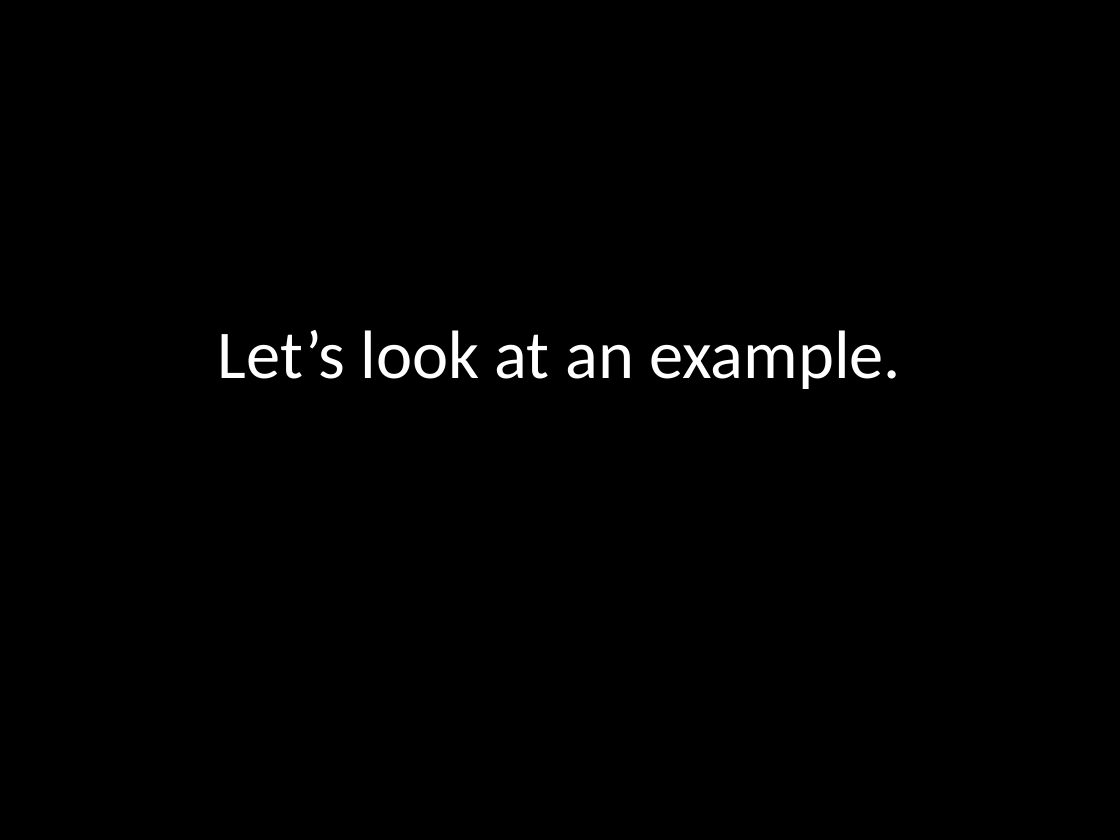
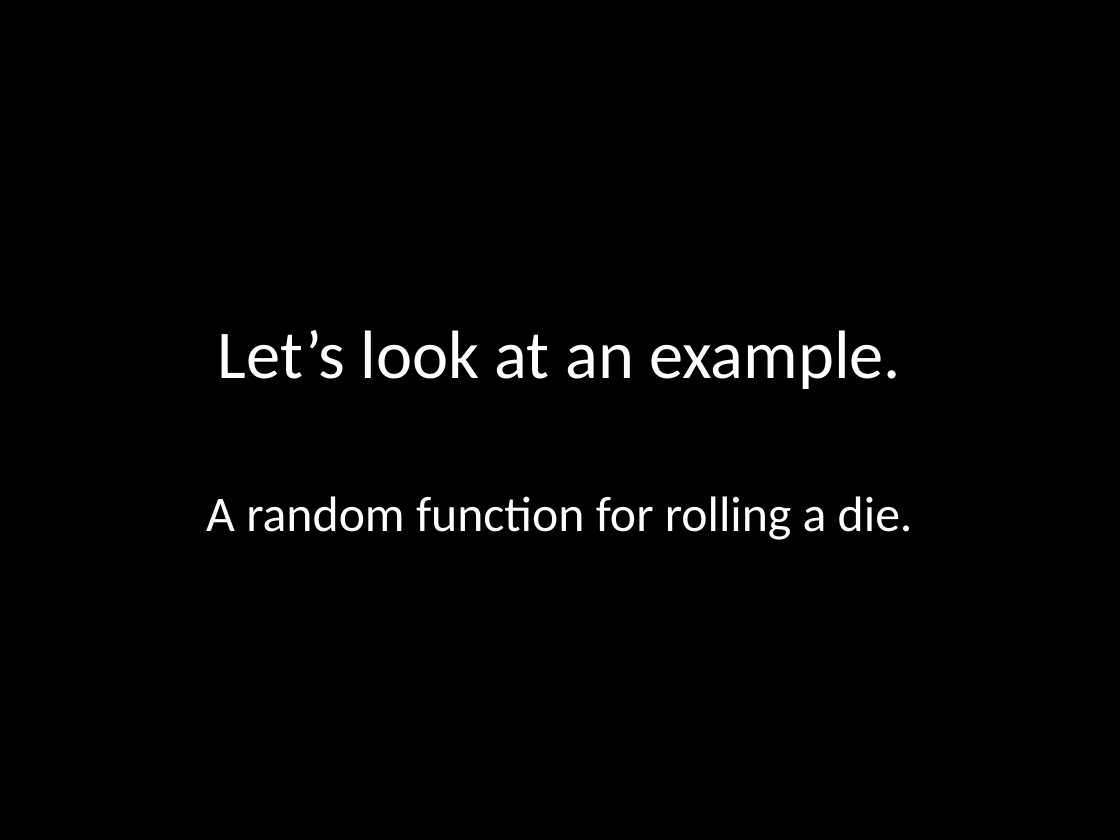
Before and after one commit to robertgreiner/presentations, a slide deck: slide 20 of testing-javascript/testing-javascript.pptx. Drawn at 1120x840 pixels with LibreOffice and Linux fonts; fonts in the diff are those of the drawing. Boxes give left, top, right and bottom in pixels: in the first picture for what was removed or moved away, otherwise in the second. Text is boxed around its words. In the diff, an @@ line names an element or a change of style, - is before the commit and + after.

```diff
--- a/testing-javascript/testing-javascript.pptx
+++ b/testing-javascript/testing-javascript.pptx
@@ subtitle added at <box>206,496,913,540</box>, 32 pt, text #FFFFFF @@
+A random function for rolling a die.
```
Also in this commit, not shown: 3 other slides changed, 3 slides added, 4 slides removed.
